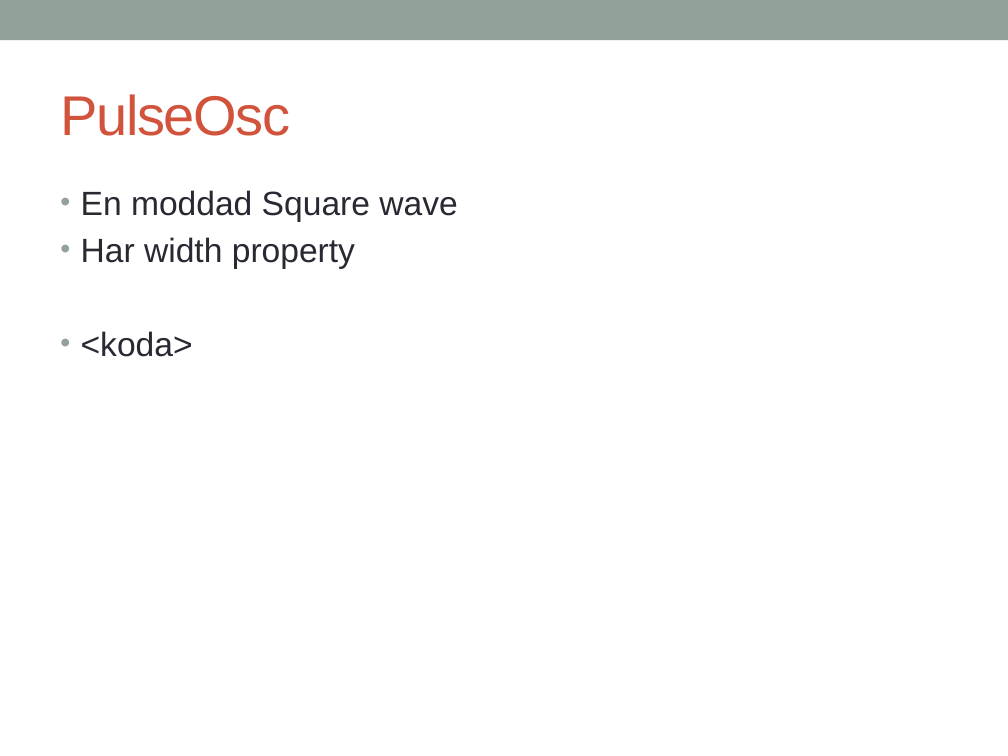
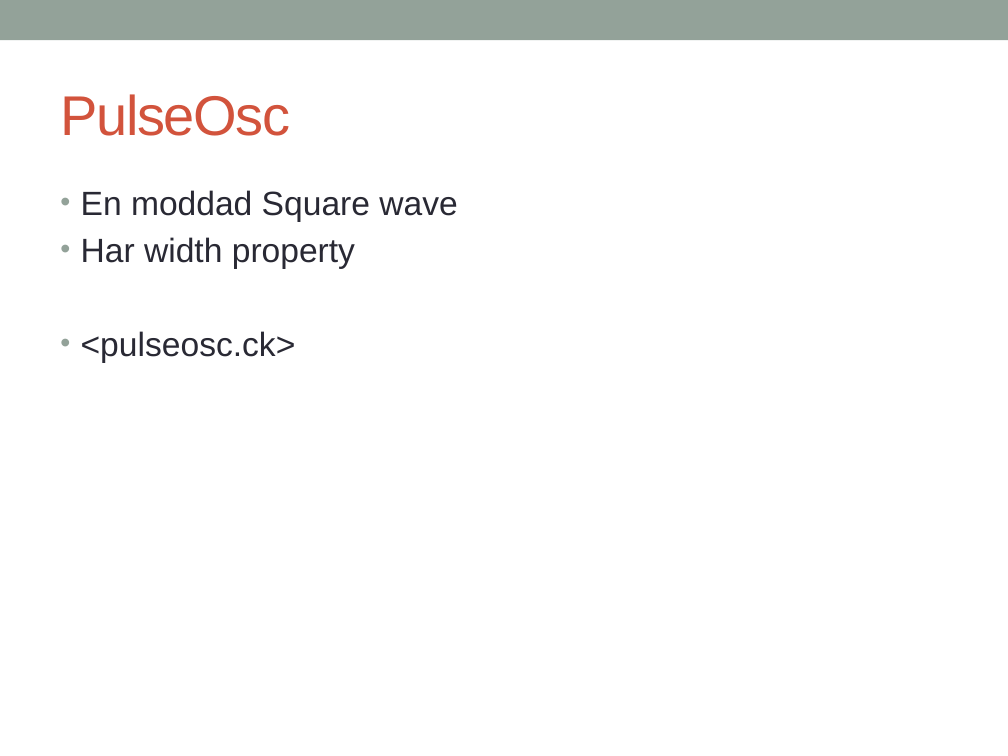
Before and after one commit to melke/makinmusic, a slide deck: slide 5 of chuck.pptx. Drawn at 1008x756 pixels with LibreOffice and Linux fonts; fonts in the diff are those of the drawing. Boxes give left, top, right and bottom in pixels: in the first picture for what was removed or moved away, otherwise in the second. Text is boxed around its words. In the diff, an @@ line names an element or a change of style, - is before the commit and + after.

```diff
--- a/chuck.pptx
+++ b/chuck.pptx
@@ text at <box>81,331,296,363</box>: text changed @@
-• <koda>
+• <pulseosc.ck>
```
Also in this commit, not shown: 10 other slides changed, 3 slides added, 4 slides removed, 9 other files.
